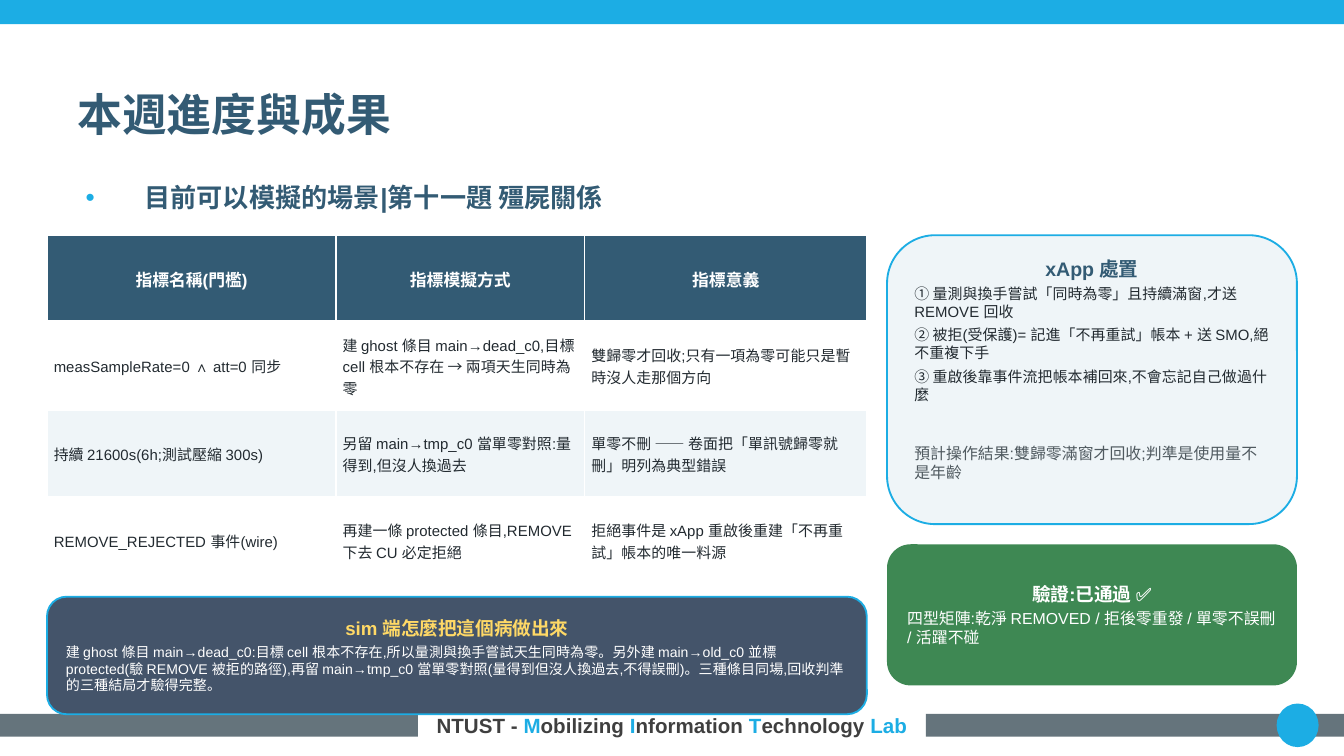
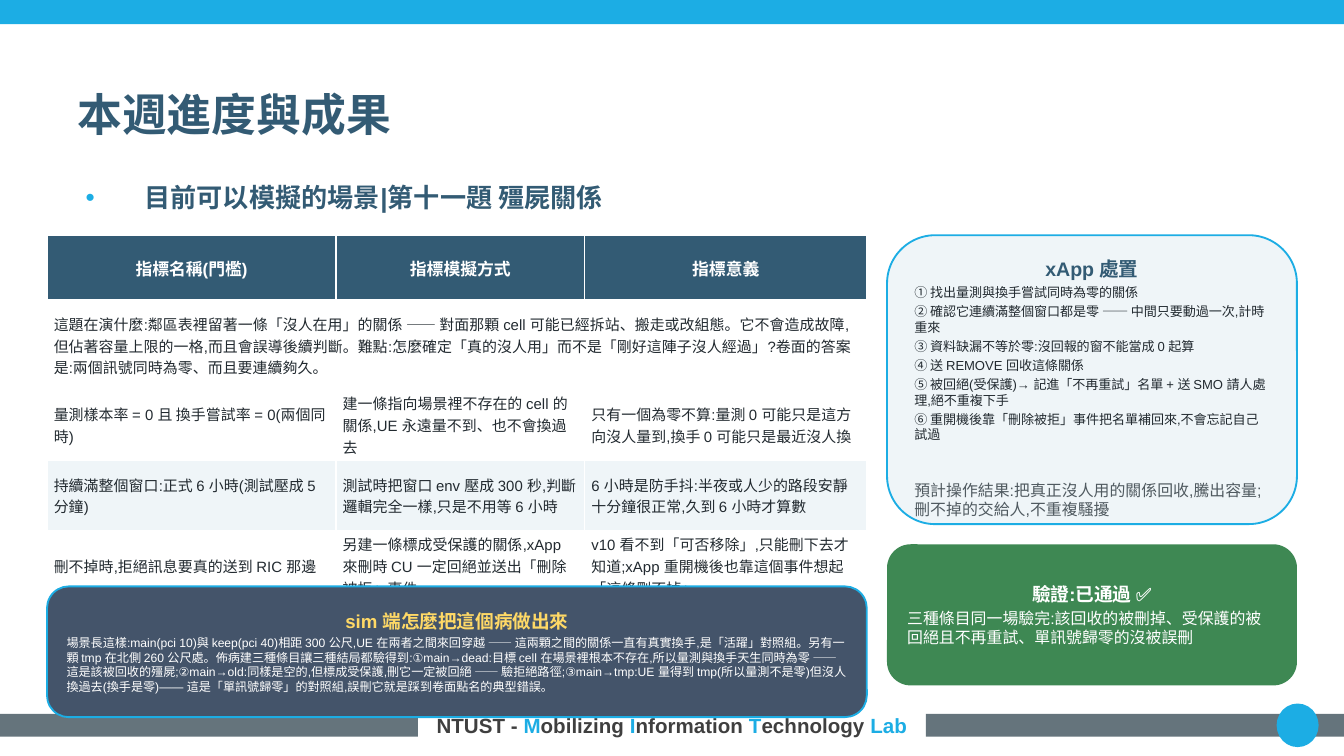
Before and after one commit to kimOuO/RAN-sim-OAI, a slide deck: slide 14 of docs/report/8_27_進度報告_v10十二題.pptx. Drawn at 1344x756 pixels with LibreOffice and Linux fonts; fonts in the diff are those of the drawing; background and template pictures are left out. Boxes give left, top, right and bottom in pixels: in the first picture for what was removed or moved away, otherwise in the second. Text is boxed around its words. In the diff, an @@ line names an element or a change of style, - is before the commit and + after.

```diff
--- a/docs/report/8_27_進度報告_v10十二題.pptx
+++ b/docs/report/8_27_進度報告_v10十二題.pptx
@@ table at (x1=47, y1=235, x2=867, y2=592) @@
-row 2: measSampleRate=0 ∧ att=0 同步 | 建 ghost 條目 main→dead_c0,目標 cell 根本不存在 → 兩項天生同時為零 | 雙歸零才回收;只有一項為零可能只是暫時沒人走那個方向
-row 3: 持續 21600s(6h;測試壓縮 300s) | 另留 main→tmp_c0 當單零對照:量得到,但沒人換過去 | 單零不刪 —— 卷面把「單訊號歸零就刪」明列為典型錯誤
-row 4: REMOVE_REJECTED 事件(wire) | 再建一條 protected 條目,REMOVE 下去 CU 必定拒絕 | 拒絕事件是 xApp 重啟後重建「不再重試」帳本的唯一料源
+row 2: 這題在演什麼:鄰區表裡留著一條「沒人在用」的關係 —— 對面那顆 cell 可能已經拆站、搬走或改組態。它不會造成故障,但佔著容量上限的一格,而且會誤導後續判斷。難點:怎麼確定「真的沒人用」而不是「剛好這陣子沒人經過」?卷面的答案是:兩個訊號同時為零、而且要連續夠久。 |  | 
+row 3: 量測樣本率 = 0 且 換手嘗試率 = 0(兩個同時) | 建一條指向場景裡不存在的 cell 的關係,UE 永遠量不到、也不會換過去 | 只有一個為零不算:量測 0 可能只是這方向沒人量到,換手 0 可能只是最近沒人換
+row 4: 持續滿整個窗口:正式 6 小時(測試壓成 5 分鐘) | 測試時把窗口 env 壓成 300 秒,判斷邏輯完全一樣,只是不用等 6 小時 | 6 小時是防手抖:半夜或人少的路段安靜十分鐘很正常,久到 6 小時才算數
+row 5: 刪不掉時,拒絕訊息要真的送到 RIC 那邊 | 另建一條標成受保護的關係,xApp 來刪時 CU 一定回絕並送出「刪除被拒」事件 | v10 看不到「可否移除」,只能刪下去才知道;xApp 重開機後也靠這個事件想起「這條刪不掉」
@@ text in rounded rectangle at (x1=914, y1=286, x2=1266, y2=520): text changed; size 8 to 7 pt @@
-① 量測與換手嘗試「同時為零」且持續滿窗,才送 REMOVE 回收
-② 被拒(受保護)= 記進「不再重試」帳本 + 送 SMO,絕不重複下手
-③ 重啟後靠事件流把帳本補回來,不會忘記自己做過什麼
-預計操作結果:雙歸零滿窗才回收;判準是使用量不是年齡
+① 找出量測與換手嘗試同時為零的關係
+② 確認它連續滿整個窗口都是零 —— 中間只要動過一次,計時重來
+③ 資料缺漏不等於零:沒回報的窗不能當成 0 起算
+④ 送 REMOVE 回收這條關係
+⑤ 被回絕(受保護)→ 記進「不再重試」名單 + 送 SMO 請人處理,絕不重複下手
+⑥ 重開機後靠「刪除被拒」事件把名單補回來,不會忘記自己試過
+預計操作結果:把真正沒人用的關係回收,騰出容量;刪不掉的交給人,不重複騷擾
@@ rounded rectangle "sim 端怎麼把這個病做出來" resized from (x1=47, y1=597, x2=867, y2=714) to (x1=47, y1=586, x2=867, y2=716) @@
@@ text in rounded rectangle at (x1=907, y1=610, x2=1261, y2=645): text changed @@
-四型矩陣:乾淨 REMOVED / 拒後零重發 / 單零不誤刪 / 活躍不碰
+三種條目同一場驗完:該回收的被刪掉、受保護的被回絕且不再重試、單訊號歸零的沒被誤刪
@@ text in rounded rectangle at (x1=67, y1=636, x2=846, y2=694): text changed; size 7.5 to 6.5 pt @@
-建 ghost 條目 main→dead_c0:目標 cell 根本不存在,所以量測與換手嘗試天生同時為零。另外建 main→old_c0 並標 protected(驗 REMOVE 被拒的路徑),再留 main→tmp_c0 當單零對照(量得到但沒人換過去,不得誤刪)。三種條目同場,回收判準的三種結局才驗得完整。
+場景長這樣:main(pci 10)與 keep(pci 40)相距 300 公尺,UE 在兩者之間來回穿越 —— 這兩顆之間的關係一直有真實換手,是「活躍」對照組。另有一顆 tmp 在北側 260 公尺處。佈病建三種條目讓三種結局都驗得到:①main→dead:目標 cell 在場景裡根本不存在,所以量測與換手天生同時為零 —— 這是該被回收的殭屍;②main→old:同樣是空的,但標成受保護,刪它一定被回絕 —— 驗拒絕路徑;③main→tmp:UE 量得到 tmp(所以量測不是零)但沒人換過去(換手是零)—— 這是「單訊號歸零」的對照組,誤刪它就是踩到卷面點名的典型錯誤。
```
